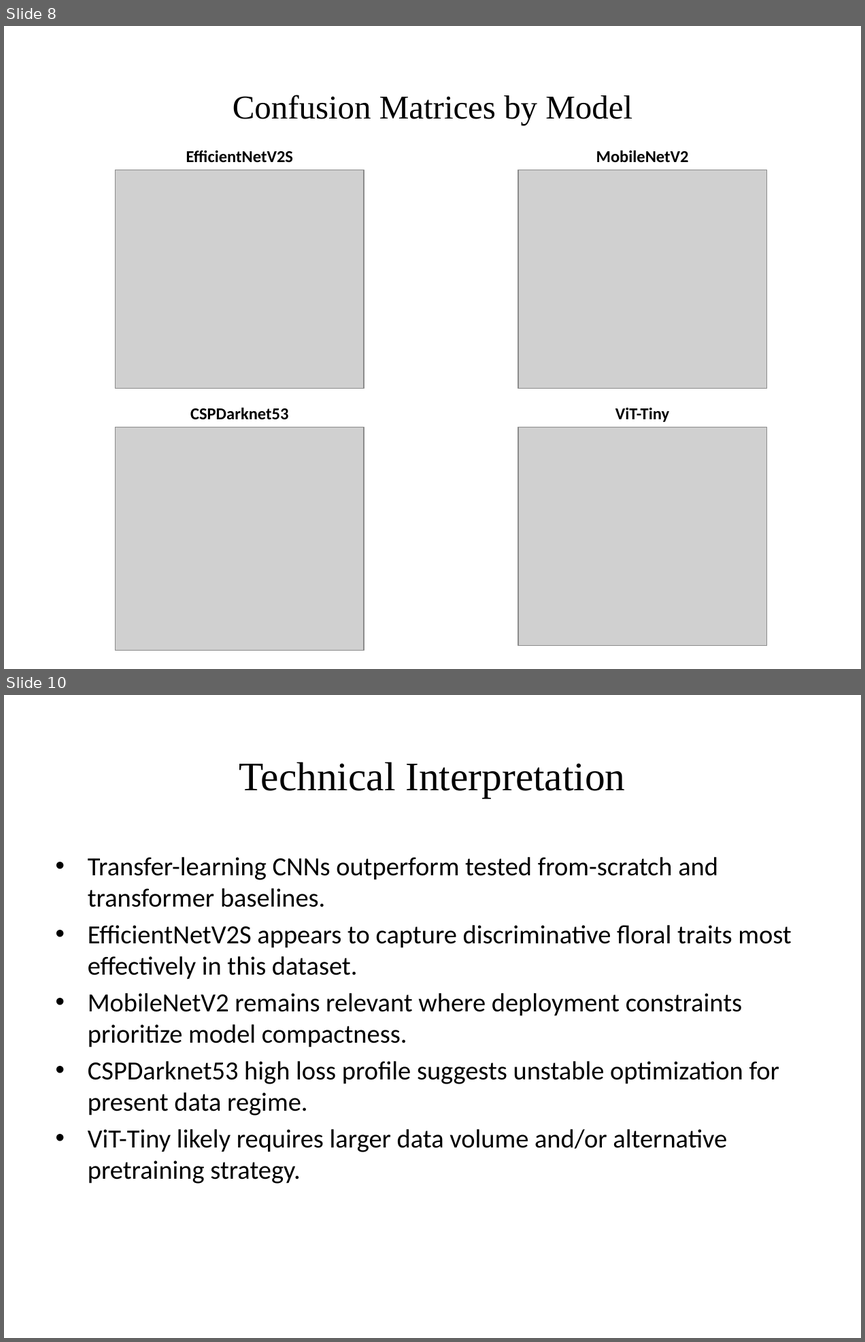
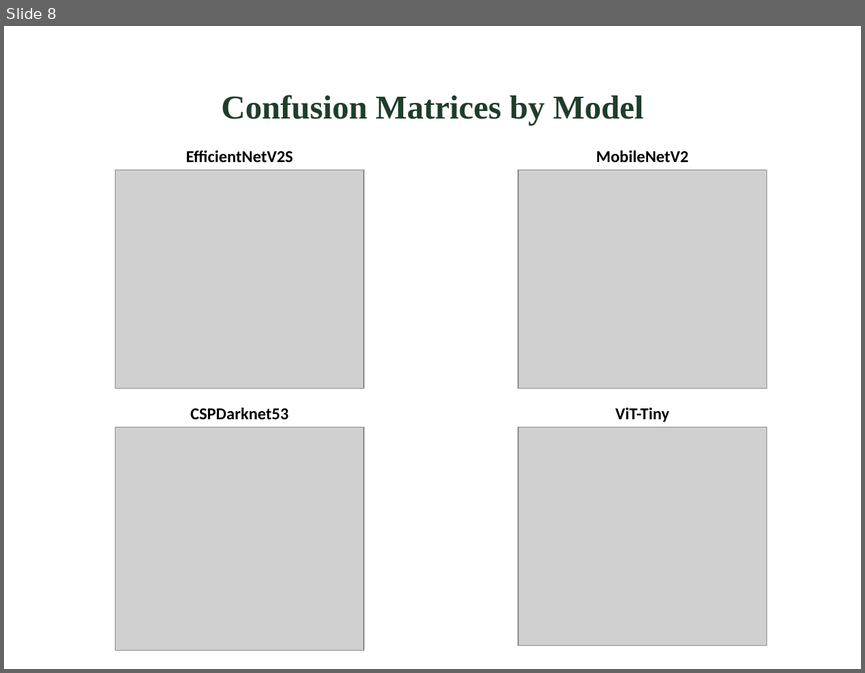
Before and after one commit to IritaSee/anggrek, a slide deck: docs/coelogyne_results_botany_academic.pptx. Shown one above the other, each under a label of ours: slides 8 and 10 before the commit, slide 8 after it; the slides between them are not shown. The pictures are 865x1342 and 865x673 pixels, drawn with LibreOffice and Linux fonts; fonts in the diff are those of the drawing; grey boxes stand for pictures. Boxes give left, top, right and bottom in pixels: in the first picture for what was removed or moved away, otherwise in the second. Text is boxed around its words. In the diff, an @@ line names an element or a change of style, - is before the commit and + after.

Commit message:
update result and design

```diff
--- a/docs/coelogyne_results_botany_academic.pptx
+++ b/docs/coelogyne_results_botany_academic.pptx
@@ slide 10 removed at (x1=4, y1=695, x2=861, y2=1338), background #FFFFFF @@
@@ title removed at (x1=239, y1=762, x2=625, y2=798) @@
-Technical Interpretation
@@ text removed at (x1=88, y1=857, x2=791, y2=1183) @@
-• Transfer-learning CNNs outperform tested from-scratch and transformer baselines.
-• EfficientNetV2S appears to capture discriminative floral traits most effectively in this dataset.
-• MobileNetV2 remains relevant where deployment constraints prioritize model compactness.
-• CSPDarknet53 high loss profile suggests unstable optimization for present data regime.
-• ViT-Tiny likely requires larger data volume and/or alternative pretraining strategy.
@@ slide 8 changed as well @@
@@ title "Confusion Matrices by Model" at (x1=221, y1=95, x2=643, y2=125): text colour #000000 to #1F3D2B, bold on @@
```
Also in this commit, not shown: 13 other slides changed, 3 slides added.
